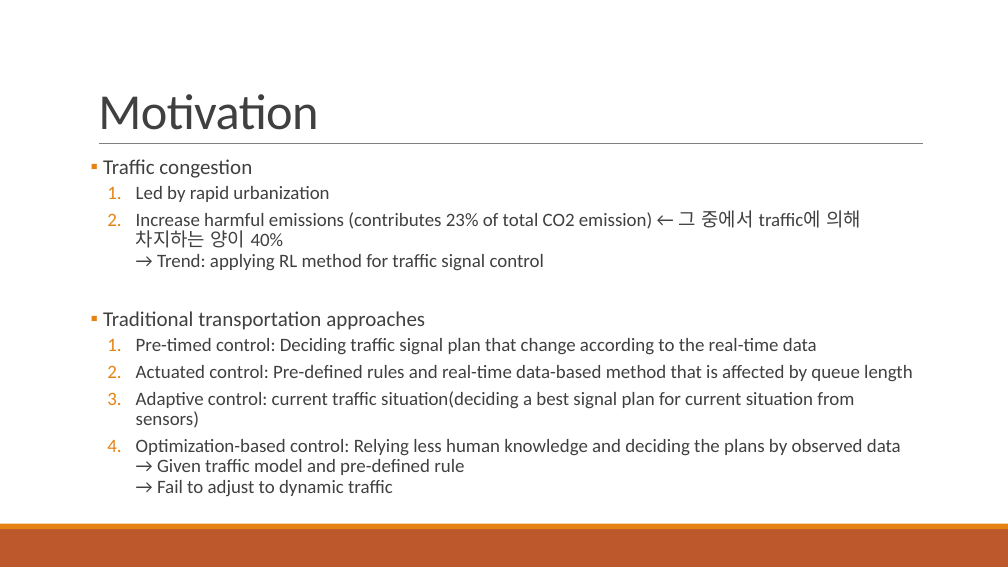
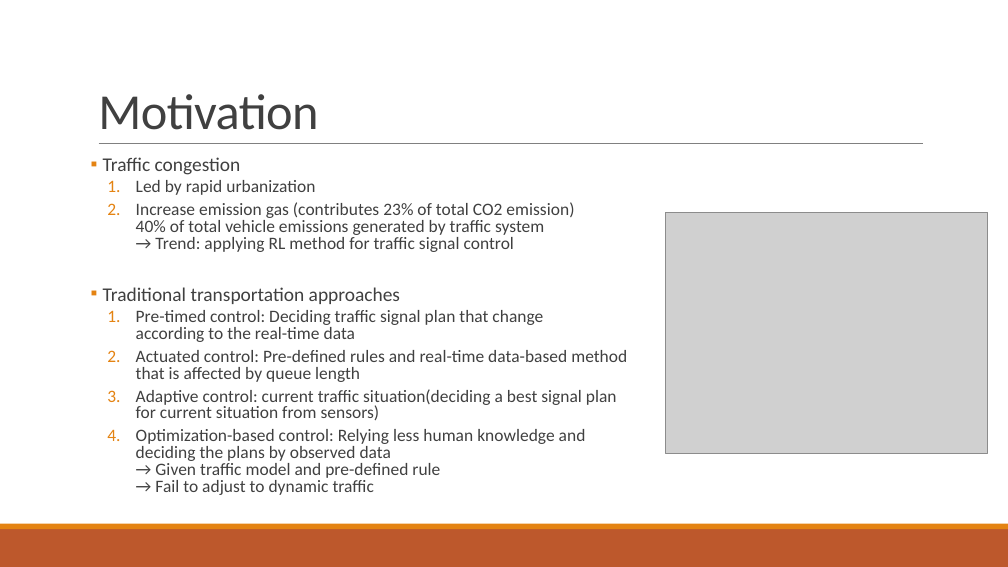
Before and after one commit to 3neutronstar/traffic-optimization_RL, a slide deck: slide 14 of 1st_Seminar(강민수).pptx. Drawn at 1008x567 pixels with LibreOffice and Linux fonts; fonts in the diff are those of the drawing; grey boxes stand for pictures. Boxes give left, top, right and bottom in pixels: in the first picture for what was removed or moved away, otherwise in the second. Text is boxed around its words. In the diff, an @@ line names an element or a change of style, - is before the commit and + after.

```diff
--- a/1st_Seminar(강민수).pptx
+++ b/1st_Seminar(강민수).pptx
@@ text at (103,157,627,495): size 20 to 18.5 pt in "Traffic congestion", "Traditional transportation approaches"; size 18 to 16.6 pt in "Led by rapid urbanization", "Pre-timed control: Deciding traffic signal plan that ...", "Actuated control: Pre-defined rules and real-time data-based ...", "Adaptive control: current traffic situation(deciding a best ..." and 1 more places; line spacing 0.9 to 0.8 @@
@@ text at (136,202,574,252): text changed; size 18 to 16.6 pt @@
-  2. Increase harmful emissions (contributes 23% of total CO2 emission) ← 그 중에서 traffic에 의해 차지하는 양이 40%
-     → Trend: applying RL method for traffic signal control
+  2. Increase emission gas (contributes 23% of total CO2 emission)
+     40% of total vehicle emissions generated by traffic system
+     → Trend: applying RL method for traffic signal control
@@ picture added at (666,212,988,453) @@
```
Also in this commit, not shown: 9 other slides changed, 10 slides added, 3 slides removed, 2 other files.
